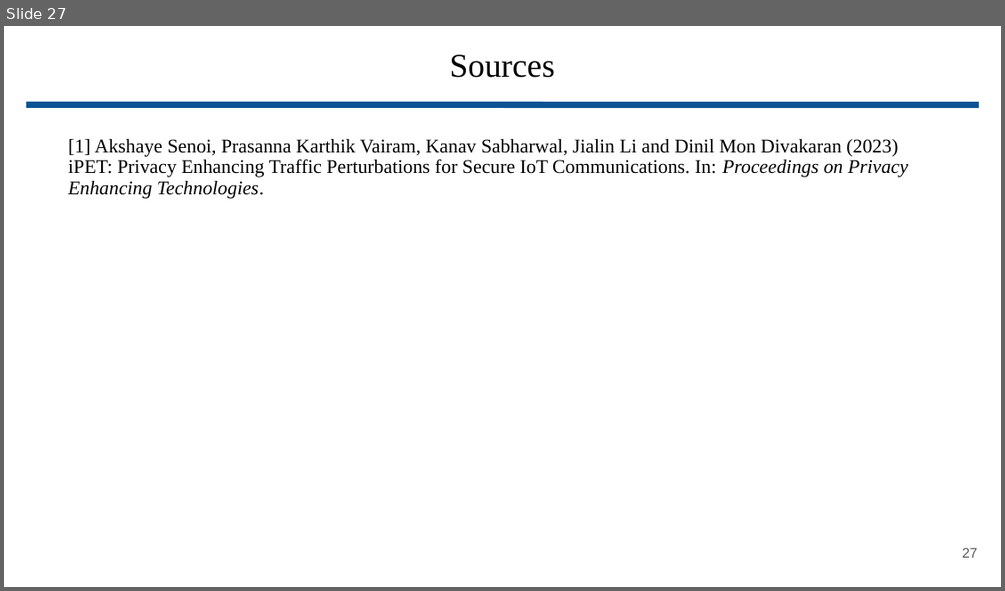
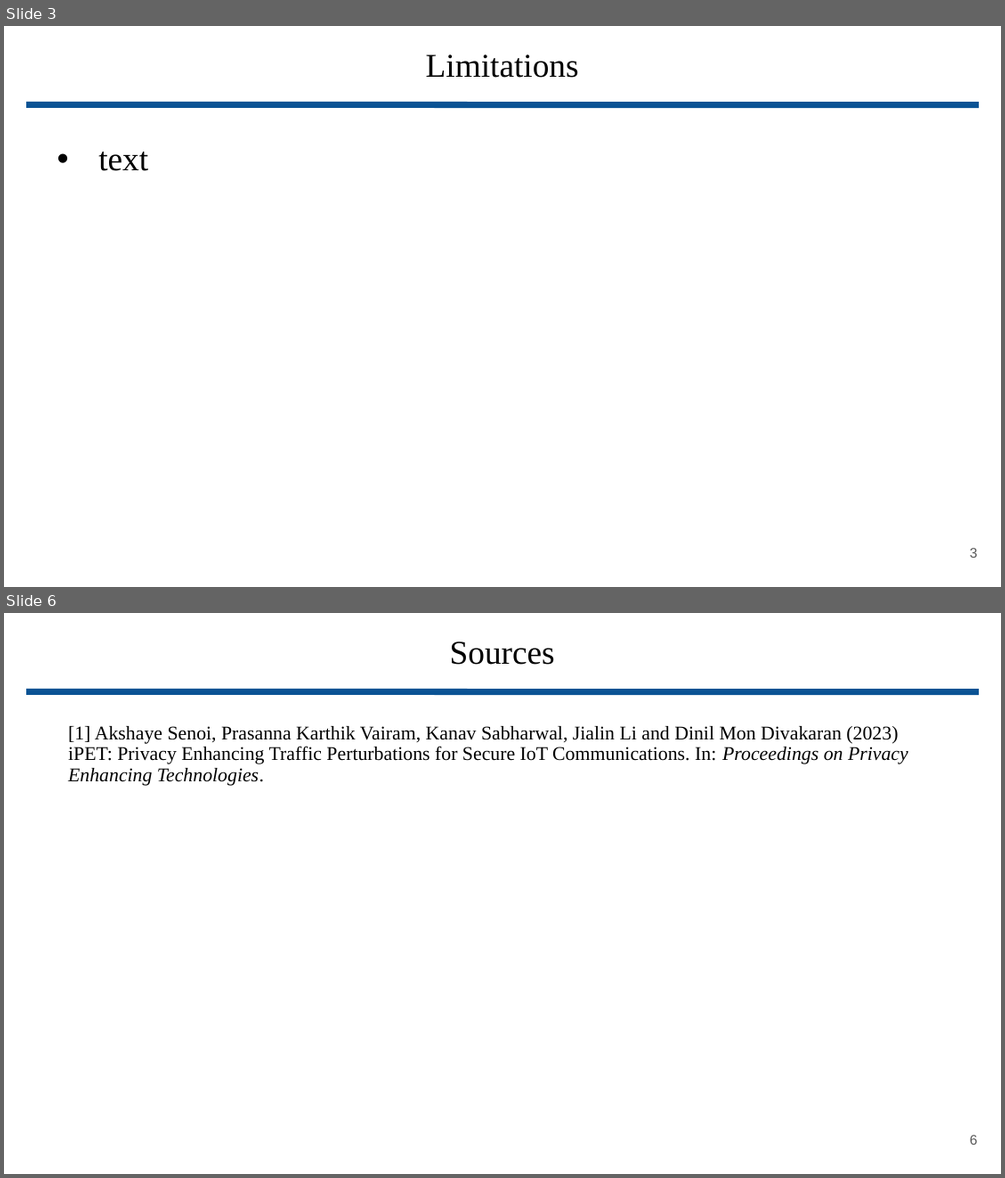
Before and after one commit to wbuz24/analysisProject, a slide deck: final.pptx. Shown one above the other, each under a label of ours: slide 27 before the commit, slides 3 and 6 after it; the slides between them are not shown. The pictures are 1005x591 and 1005x1178 pixels, drawn with LibreOffice and Linux fonts; fonts in the diff are those of the drawing. Boxes give left, top, right and bottom in pixels: in the first picture for what was removed or moved away, otherwise in the second. Text is boxed around its words. In the diff, an @@ line names an element or a change of style, - is before the commit and + after.

```diff
--- a/final.pptx
+++ b/final.pptx
@@ slide 3 added at (4, 26, 1001, 587), background #FFFFFF @@
@@ title added at (426, 54, 579, 78), 24 pt, text #000000 @@
+Limitations
@@ line added from (26, 104) to (979, 104), #0B5394 4.51 pt @@
@@ text added at (98, 151, 148, 171), 24 pt, text #000000 @@
+• text
@@ page number added at (970, 548, 978, 557), 10 pt, text #595959 @@
+3
@@ what was slide 27 is now slide 6 @@
@@ page number at (970, 1135, 978, 1144): text changed @@
-27
+6
```
Also in this commit, not shown: 1 slide changed, 3 other slides added, 25 slides removed.
